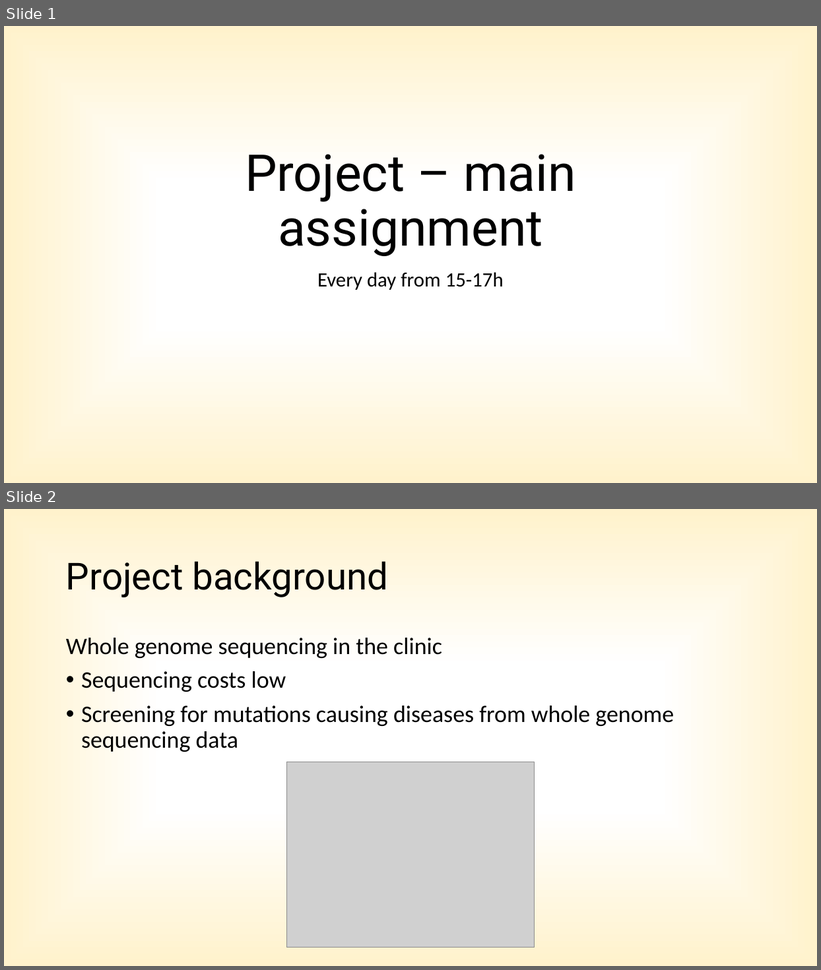
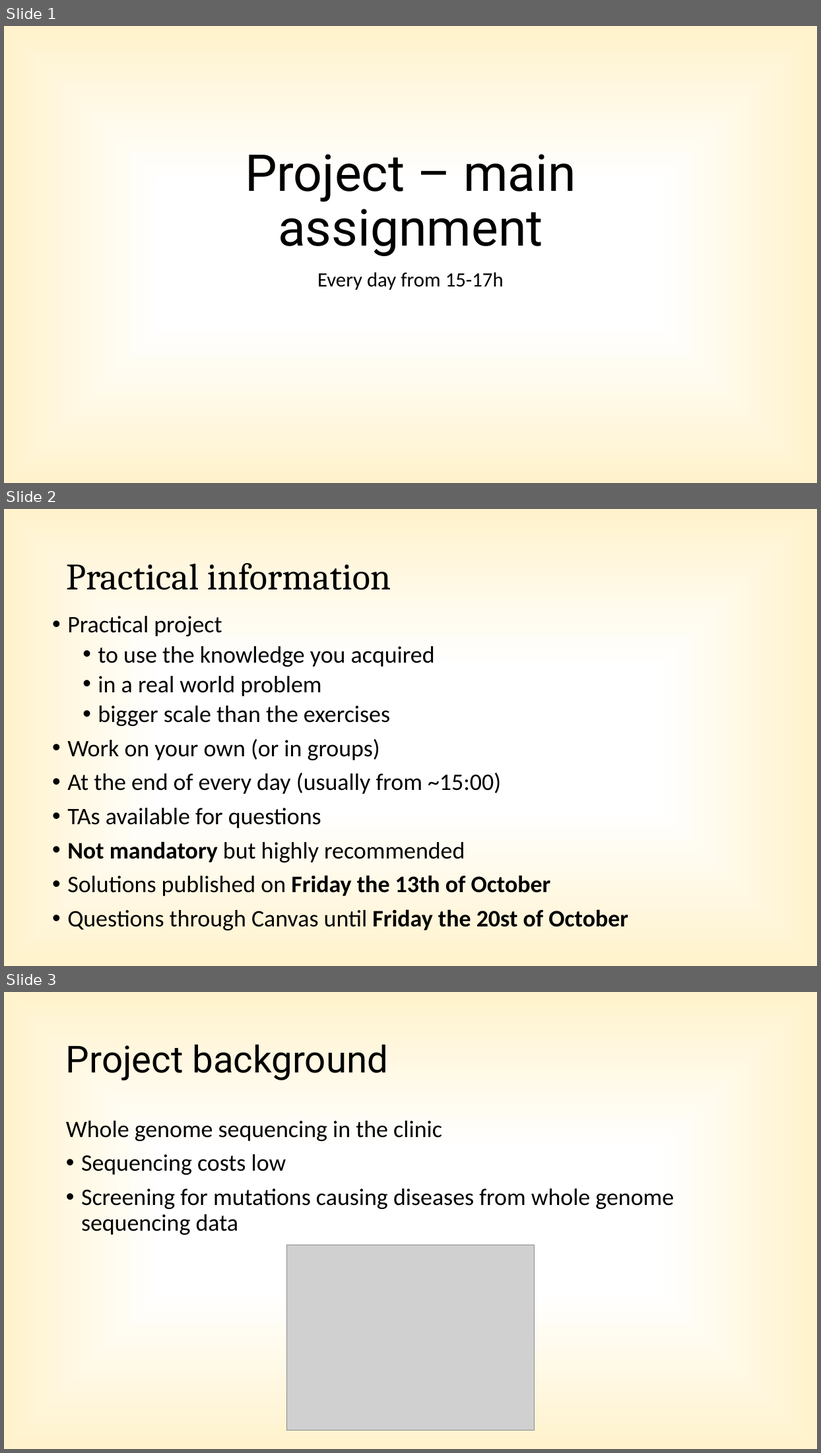
Before and after one commit to NBISweden/workshop-python, a slide deck: lectures/Project.pptx. Shown one above the other, each under a label of ours: slides 1 and 2 before the commit, slides 1, 2 and 3 after it. The pictures are 821x970 and 821x1453 pixels, drawn with LibreOffice and Linux fonts; fonts in the diff are those of the drawing; grey boxes stand for pictures. Boxes give left, top, right and bottom in pixels: in the first picture for what was removed or moved away, otherwise in the second. Text is boxed around its words. In the diff, an @@ line names an element or a change of style, - is before the commit and + after.

Commit message:
updated project presentation and added scikit-learn to environment file

```diff
--- a/lectures/Project.pptx
+++ b/lectures/Project.pptx
@@ slide 2 added at <box>4,509,817,966</box>, background gradient #FFFFFF to #FFF2CC to #FFECB2 @@
@@ title added at <box>66,563,391,590</box>, 44 pt, text #000000 @@
+Practical information
@@ text added at <box>67,616,628,931</box>, 28 pt, text #000000 @@
+• Practical project
+  • to use the knowledge you acquired
+  • in a real world problem
+  • bigger scale than the exercises
+• Work on your own (or in groups)
+• At the end of every day (usually from ~15:00)
+• TAs available for questions
+• Not mandatory but highly recommended
+• Solutions published on Friday the 13th of October
+• Questions through Canvas until Friday the 20st of October
@@ what was slide 2 is now slide 3 @@
```
Also in this commit, not shown: 1 other slide added, 2 other files.
